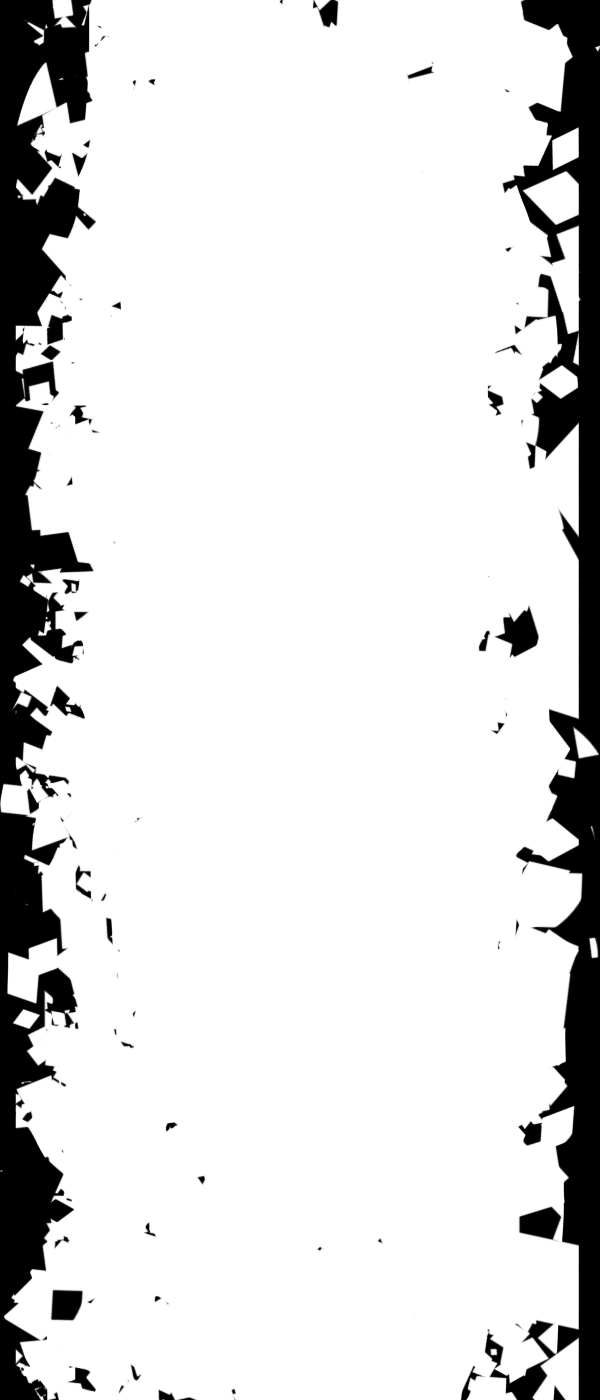
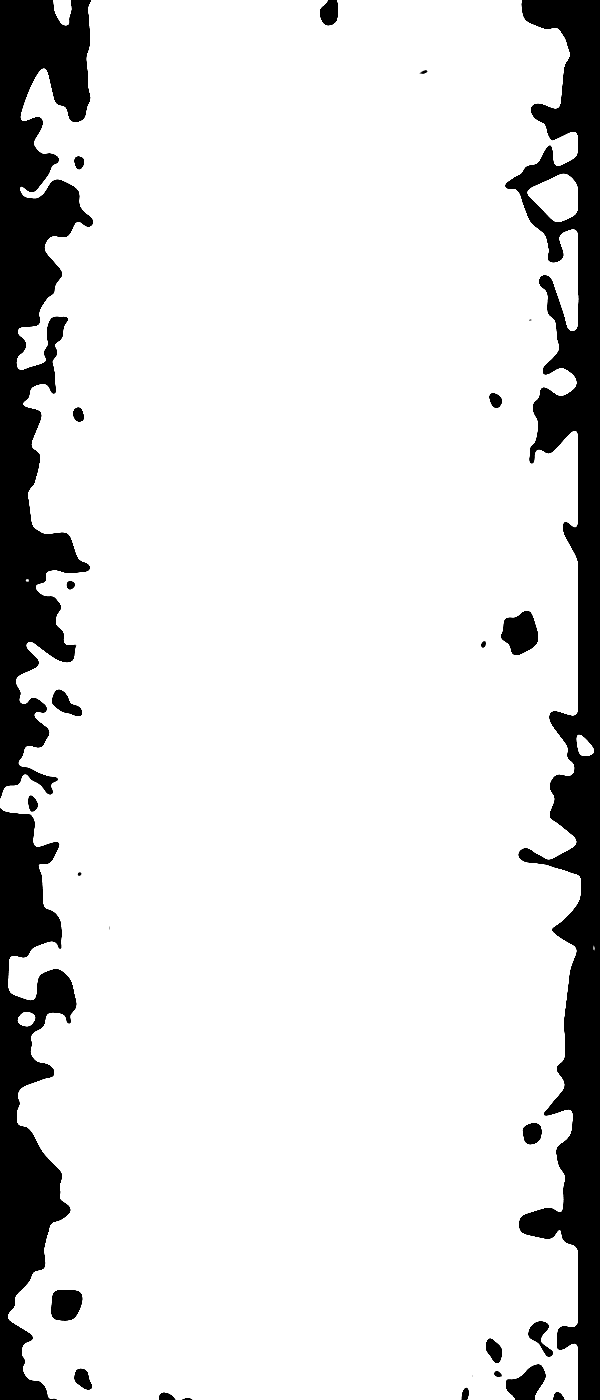
Comparing the layer stacks of the two 600 × 1400 images. Changes:
added layer "Layer 2" above "Curves 1" over (0, 0, 600, 1400)
